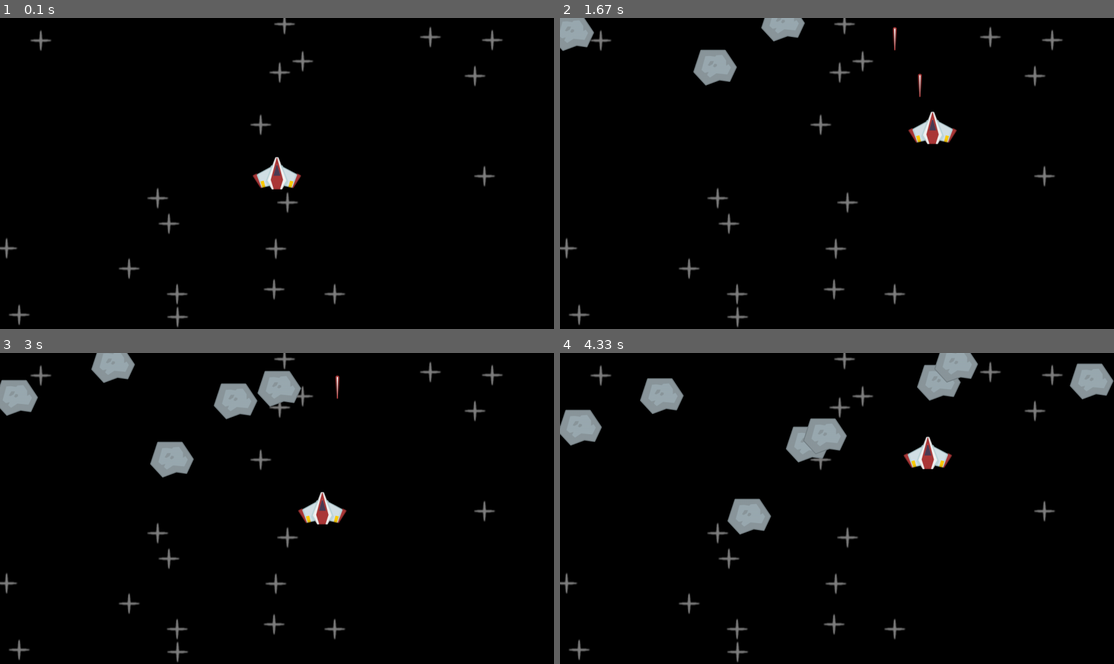
Above: before the commit, frames 1-4 (two rows, left to right).
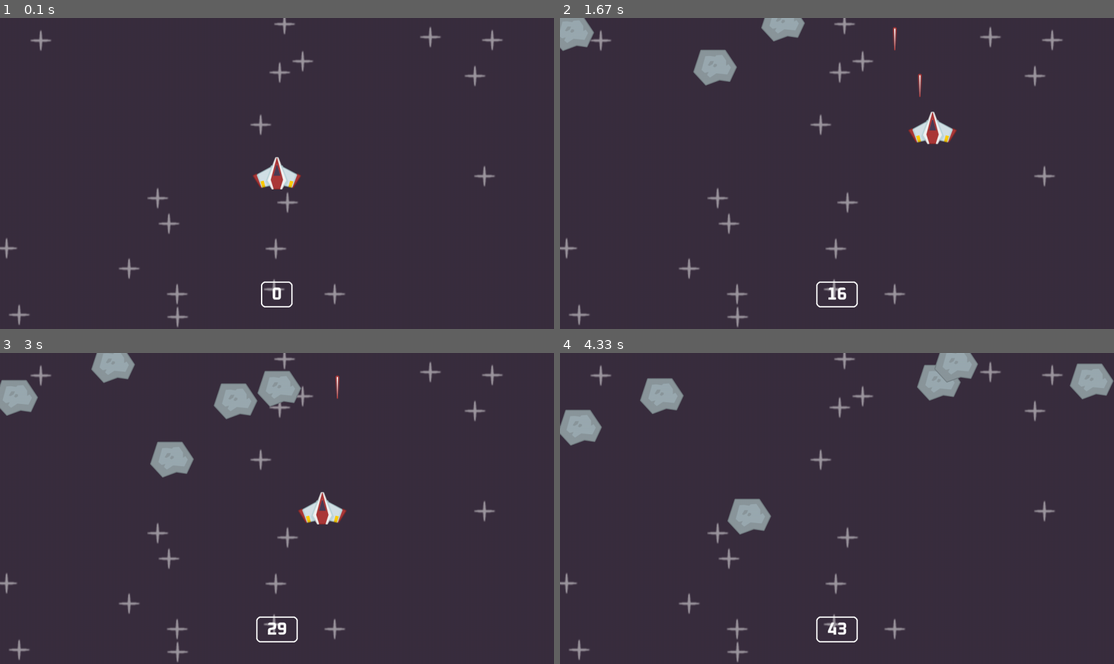
Above: after the commit, the same moments.

Repository: BradCodeCraft/Pygame
Game: pygame game, started from Space shooter/code/main.py
Two runs of this game, one before a commit and one after it. Both use one fixed random seed, a clock stepped at 60 frames per second and the inputs below.
Inputs:
- Up to frame 1 (0.1 s): no input
- Up to frame 2 (1.67 s): tap Space at 0.33, 0.73, 1.03, 1.23, 1.57 s; hold Right 0.67-1.13 s; hold Up 1.17-1.47 s; hold Right from 1.5 s (still down)
- Up to frame 3 (3 s): tap Space at 1.87, 2.07, 2.37, 2.63, 2.97 s; release Right at 1.97 s; hold Left 2-2.53 s; hold Down 2.57-2.87 s; hold Left from 2.9 s (still down)
- Up to frame 4 (4.33 s): tap Space at 3.27, 3.4, 3.8, 4.1 s; release Left at 3.3 s; hold Up 3.33-3.7 s; hold Right from 3.73 s (still down)

The runs differ from the first frame. In frame 1, 100% of the frame differs, in the area x 0-100%, y 0-100%; in frame 2, 98%; in frame 3, 96%; in frame 4, 96%.

Commit message:
0.0.3: collisions + drawing other things

Diff:
--- a/Space shooter/code/main.py
+++ b/Space shooter/code/main.py
@@ -69,28 +69,39 @@
         self.rect = self.image.get_frect(midbottom = position)
 
     def update(self, dt):
+        if pygame.sprite.spritecollide(self, meteor_sprites, True):
+            self.kill()
+
         self.rect.centery -= 400 * dt
 
         if self.rect.bottom < 0:
             self.kill()
 
+def display_score():
+    current_time = pygame.time.get_ticks()
+    text_surface = font.render(str(current_time // 100), True, '#FFFFFF')
+    print(text_surface.get_size())
+    text_rect = text_surface.get_frect(midbottom = (WINDOW_WIDTH / 2, WINDOW_HEIGHT - 50))
+    counter_surface = pygame.Surface((text_rect.width + 50, text_rect.height + 10))
+    counter_rect = counter_surface.get_frect(midbottom = (WINDOW_WIDTH / 2, WINDOW_HEIGHT - 50))
+
+    pygame.draw.rect(display_surface, '#FFFFFF', counter_rect, 3, 10)
+    display_surface.blit(text_surface, text_rect)
+
+
 # General Setup
 pygame.init() # Initialize Pygame
-
 WINDOW_WIDTH, WINDOW_HEIGHT = 1280, 720
 display_surface = pygame.display.set_mode((WINDOW_WIDTH, WINDOW_HEIGHT))
-
-# Set the Title
-pygame.display.set_caption('Space Shooter')
+pygame.display.set_caption('Space Shooter') # Set the Title
+running = True
+clock = pygame.time.Clock()
 
 # Import Sprite Surfaces
 star_surface = pygame.image.load(join('images', 'star.png')).convert_alpha()
 meteor_surface = pygame.image.load(join('images','meteor.png')).convert_alpha()
 laser_surface = pygame.image.load(join('images','laser.png')).convert_alpha()
-
-running = True
-
-clock = pygame.time.Clock()
+font = pygame.font.Font(join('images', 'Oxanium-Bold.ttf'), 40)
 
 # Surface
 surface = pygame.Surface((100, 200))
@@ -99,11 +110,10 @@
 
 # Group
 all_sprites = pygame.sprite.Group()
+meteor_sprites = pygame.sprite.Group()
 
 # Stars
 stars = [Star(all_sprites, star_surface) for _ in range(20)]
-
-# Meteor
 
 # Player
 player = Player(all_sprites)
@@ -111,7 +121,6 @@
 # Custom Event for Meteor
 meteor_event = pygame.event.custom_type()
 pygame.time.set_timer(meteor_event, 500)
-
 
 # Game Loop
 while running:
@@ -123,24 +132,23 @@
         if event.type == pygame.QUIT:
             running = False
         if event.type == meteor_event:
-            Meteor(meteor_surface, (randint(0, WINDOW_WIDTH), 0), all_sprites)
+            Meteor(meteor_surface, (randint(0, WINDOW_WIDTH), 0), (all_sprites, meteor_sprites))
 
-    # Update All Sprites
+    # Update Sprites
     all_sprites.update(dt)
 
-    # Draw Game
-    display_surface.fill('black')
+    # Collision
+    if pygame.sprite.spritecollide(player, meteor_sprites, True):
+        player.kill()
 
-    # Draw Meteor
-    # display_surface.blit(meteor_surface, meteor_rect)
+    # Draw Background
+    display_surface.fill('#3A2E3F')
 
-    # Draw Laser
-    # display_surface.blit(laser_surface, laser_rect)
+    display_score()
 
-    # Draw Player
+    # Draw Everything
     all_sprites.draw(display_surface)
 
-    # Move Player
     pygame.display.update() # Update Display
 
 pygame.quit() # Quit Pygame
